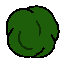
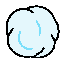
Two versions of the same layered image (64 x 64). Layer-by-layer changes:
added group "Snow" with 2 layers above "Sick Green" over [8, 7, 58, 57]
added layer "Layer 4" (1st of 5, in "Snow") in group "Snow" over [18, 20, 41, 50]
added layer "Shape 5" (1st of 5, in "Snow") in group "Snow" over [8, 7, 58, 57]
moved "Layer 4" (5th of 5, in "Green") into group "Green" over [36, 20, 41, 36]
moved "Shape 7" into group "Green" over [18, 31, 33, 50]
moved "Shape 5" (5th of 5, in "Green") into group "Green" over [8, 7, 58, 57]
